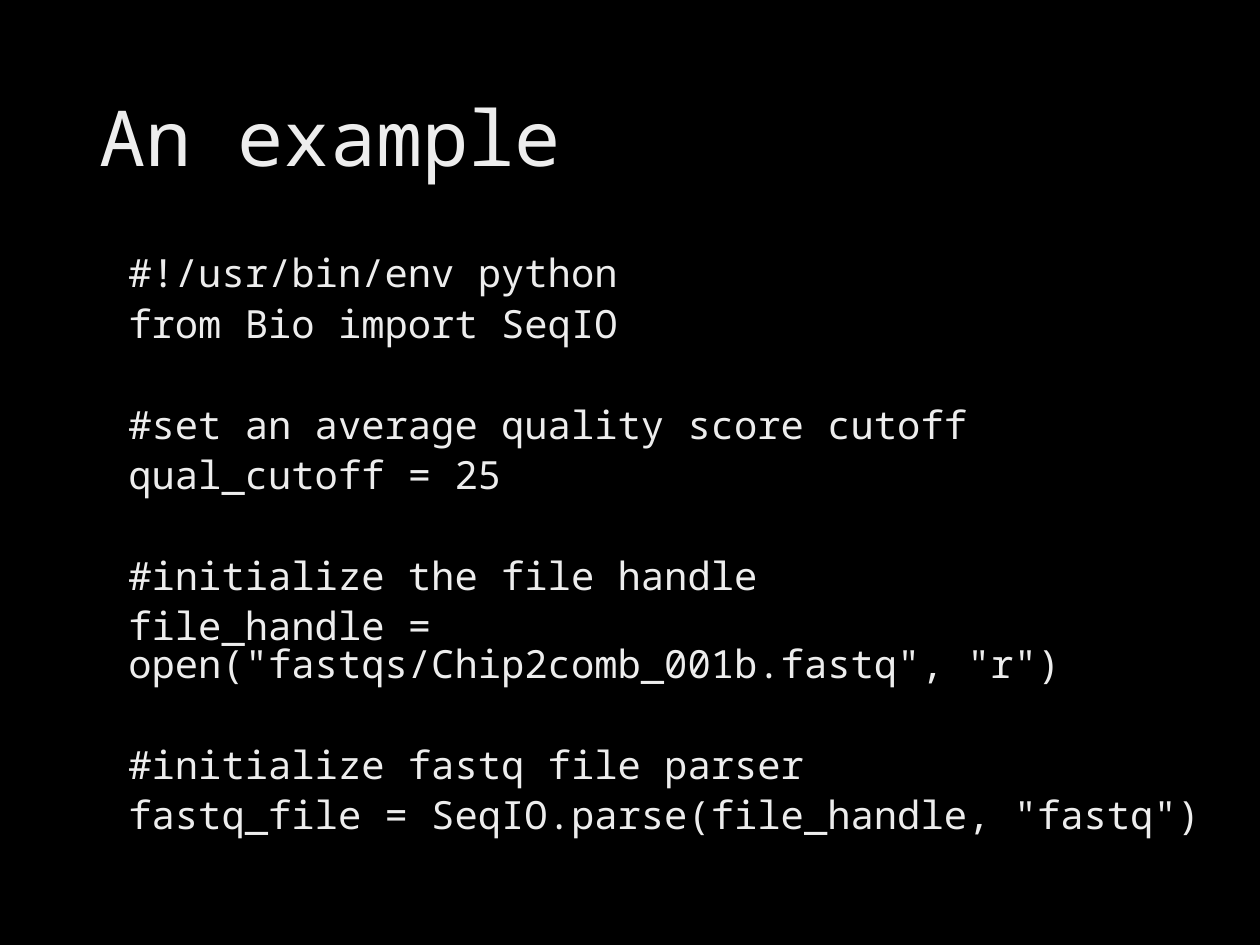
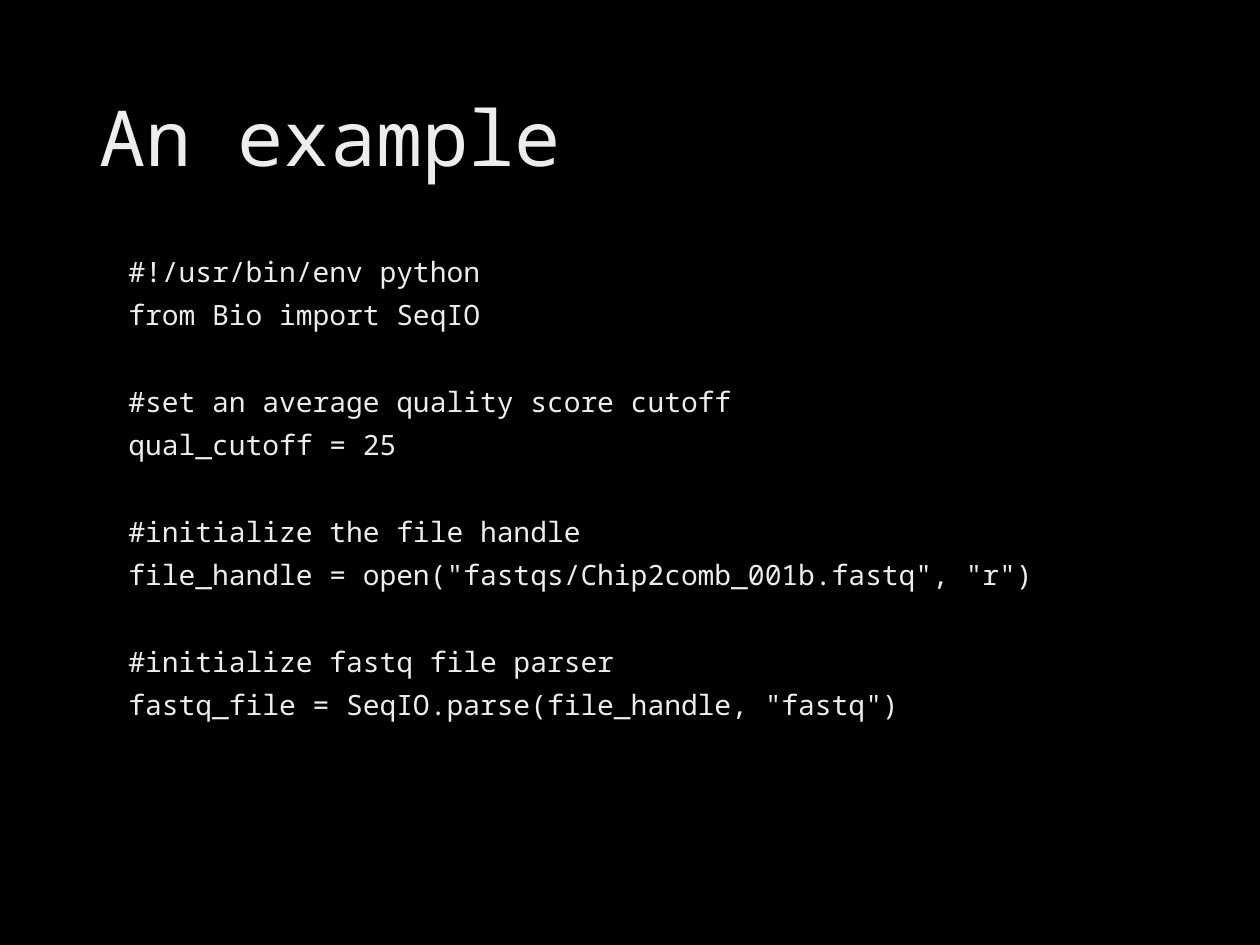
Before and after one commit to brevans/MPS_Workshop, a slide deck: slide 22 of presentations/intro python.pptx. Drawn at 1260x945 pixels with LibreOffice and Linux fonts; fonts in the diff are those of the drawing; background and template pictures are left out. Boxes give left, top, right and bottom in pixels: in the first picture for what was removed or moved away, otherwise in the second. Text is boxed around its words. In the diff, an @@ line names an element or a change of style, - is before the commit and + after.

Commit message:
minor formatting

```diff
--- a/presentations/intro python.pptx
+++ b/presentations/intro python.pptx
@@ text "#!/usr/bin/env python" at [128, 260, 1033, 722]: size 22.2 to 16 pt; line spacing 0.8 to 0.9 @@
```
Also in this commit, not shown: 1 other slide changed.
